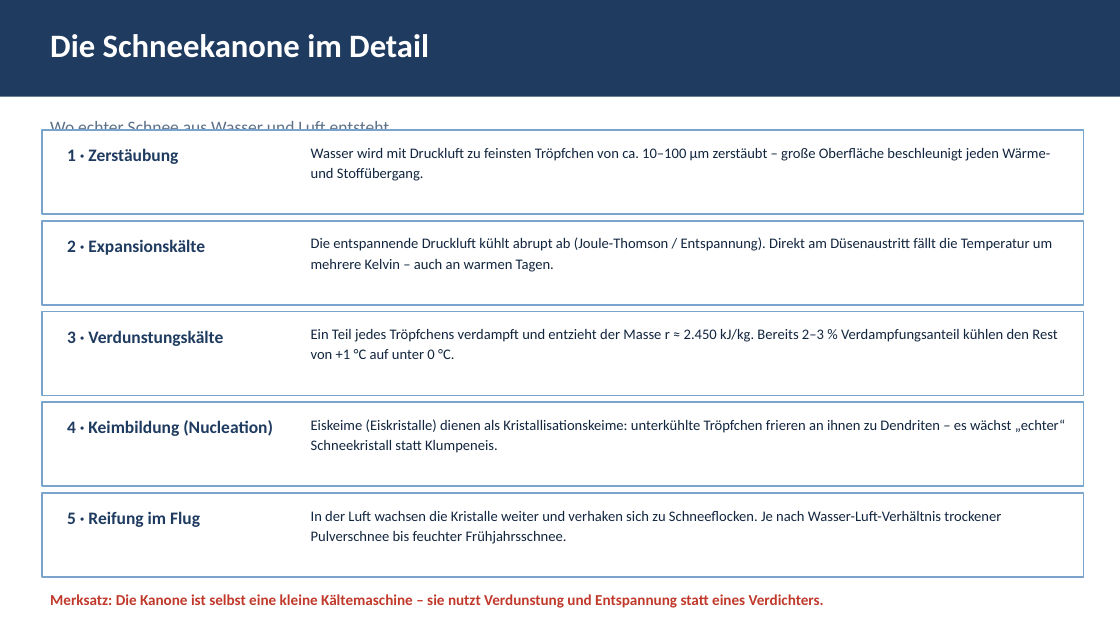
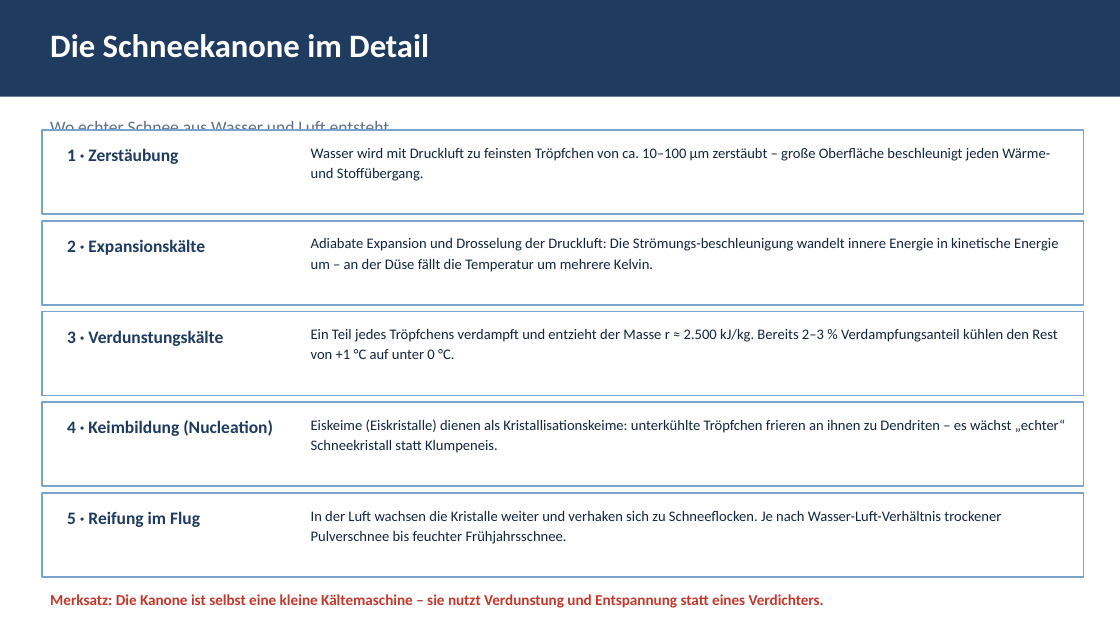
Before and after one commit to pgruberpg6-commits/Snow4ever, a slide deck: slide 9 of snow4ever200_thermodynamik.pptx. Drawn at 1120x630 pixels with LibreOffice and Linux fonts; fonts in the diff are those of the drawing. Boxes give left, top, right and bottom in pixels: in the first picture for what was removed or moved away, otherwise in the second. Text is boxed around its words. In the diff, an @@ line names an element or a change of style, - is before the commit and + after.

Commit message:
Feedback-Korrektur: r=2.500 kJ/kg vereinheitlicht, Folie-8-Logik an Rechnung angepasst, isenthalp statt Isothalpe, Vorzeichenkonvention Q+W, Joule-Thomson-Formulierungen, Agenda an Ablauf angeglichen, logp-h-Labels verschoben

```diff
--- a/snow4ever200_thermodynamik.pptx
+++ b/snow4ever200_thermodynamik.pptx
@@ text at <box>311,238,1058,272</box>: text changed @@
-Die entspannende Druckluft kühlt abrupt ab (Joule-Thomson / Entspannung). Direkt am Düsenaustritt fällt die Temperatur um mehrere Kelvin – auch an warmen Tagen.
+Adiabate Expansion und Drosselung der Druckluft: Die Strömungs-beschleunigung wandelt innere Energie in kinetische Energie um – an der Düse fällt die Temperatur um mehrere Kelvin.
@@ text at <box>311,329,1057,359</box>: text changed @@
-Ein Teil jedes Tröpfchens verdampft und entzieht der Masse r ≈ 2.450 kJ/kg. Bereits 2–3 % Verdampfungsanteil kühlen den Rest von +1 °C auf unter 0 °C.
+Ein Teil jedes Tröpfchens verdampft und entzieht der Masse r ≈ 2.500 kJ/kg. Bereits 2–3 % Verdampfungsanteil kühlen den Rest von +1 °C auf unter 0 °C.
```
Also in this commit, not shown: 6 other slides changed, 1 other file.
